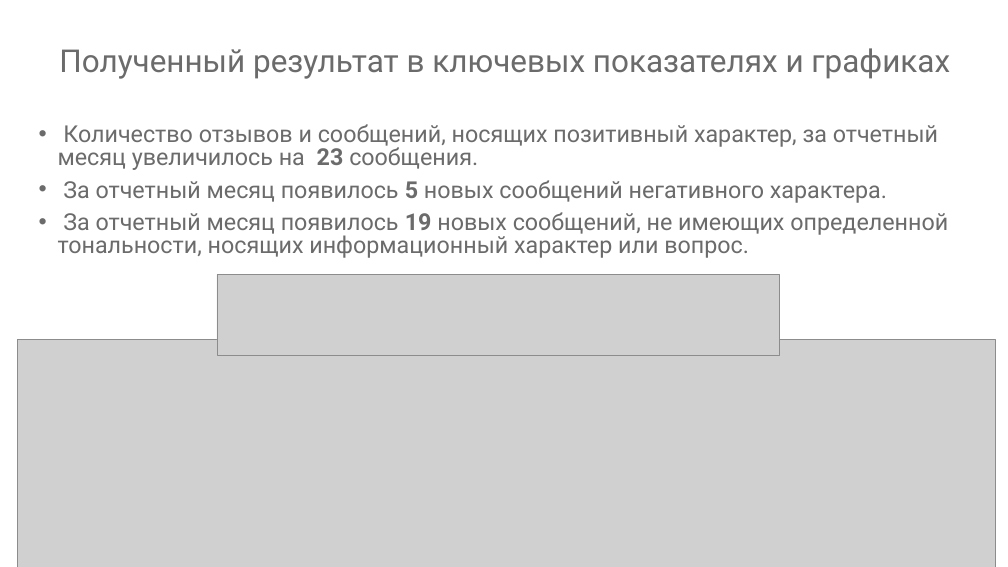
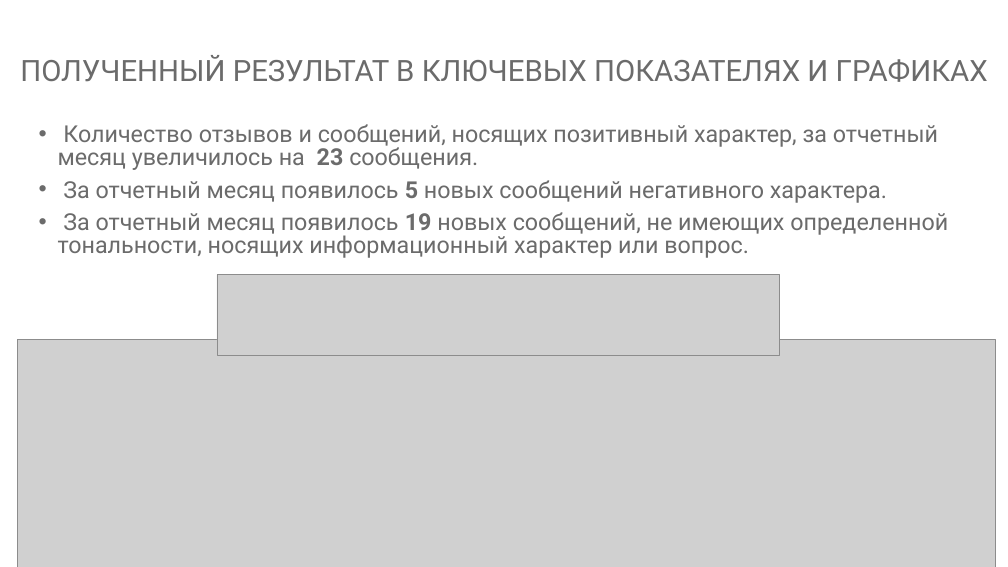
Before and after one commit to inversia/inversia.github.io, a slide deck: slide 4 of presentati/Пример месячного отчёта.pptx. Drawn at 1008x567 pixels with LibreOffice and Linux fonts; fonts in the diff are those of the drawing; grey boxes stand for pictures. Boxes give left, top, right and bottom in pixels: in the first picture for what was removed or moved away, otherwise in the second. Text is boxed around its words. In the diff, an @@ line names an element or a change of style, - is before the commit and + after.

```diff
--- a/presentati/Пример месячного отчёта.pptx
+++ b/presentati/Пример месячного отчёта.pptx
@@ title at [20, 55, 988, 82]: text changed; size 30 to 28 pt @@
-Полученный результат в ключевых показателях и графиках
+ПОЛУЧЕННЫЙ РЕЗУЛЬТАТ В КЛЮЧЕВЫХ ПОКАЗАТЕЛЯХ И ГРАФИКАХ
```
Also in this commit, not shown: 16 other slides changed, 2 other files.
